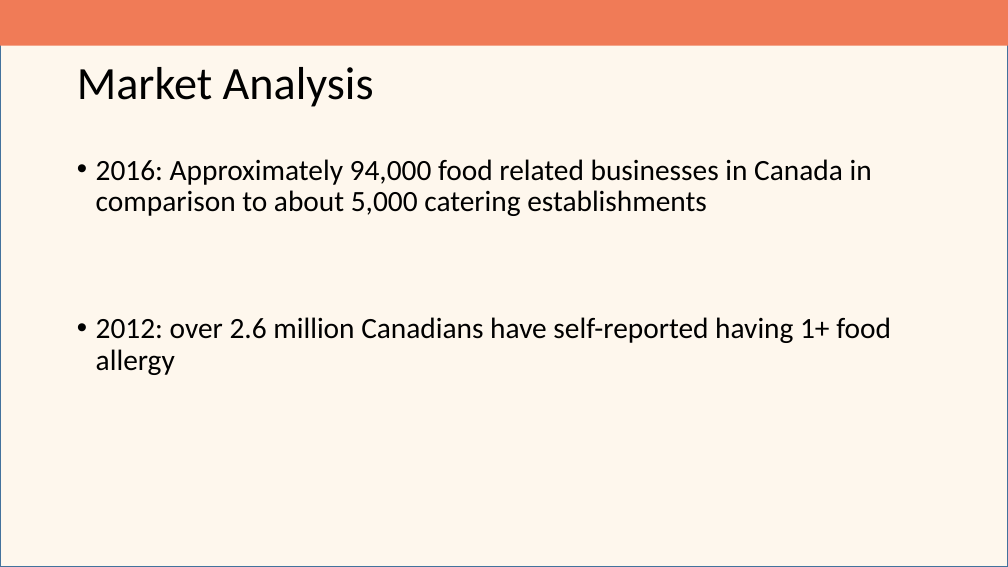
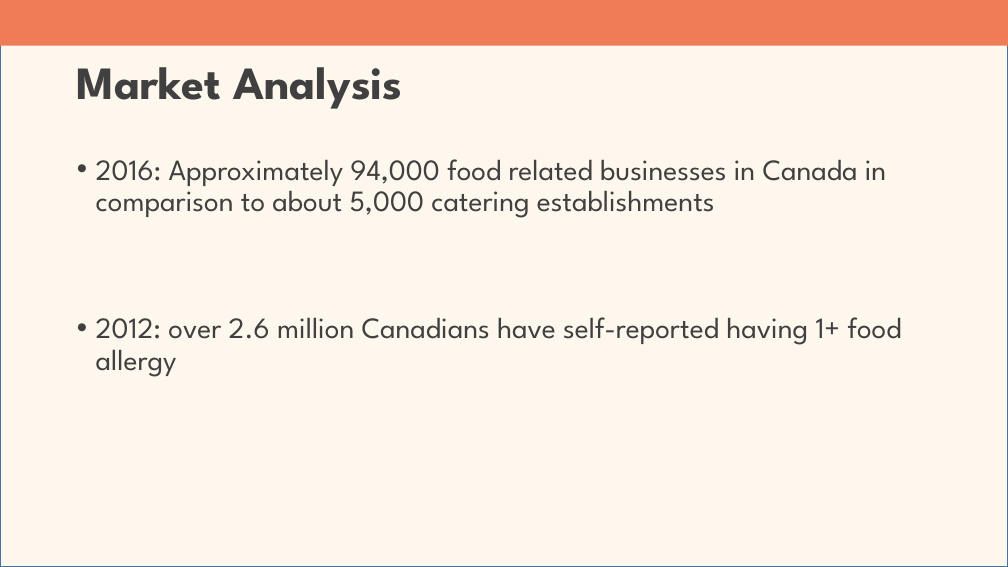
Before and after one commit to converyj/plentyfull, a slide deck: slide 5 of Pitch.pptx. Drawn at 1008x567 pixels with LibreOffice and Linux fonts; fonts in the diff are those of the drawing. Boxes give left, top, right and bottom in pixels: in the first picture for what was removed or moved away, otherwise in the second. Text is boxed around its words. In the diff, an @@ line names an element or a change of style, - is before the commit and + after.

```diff
--- a/Pitch.pptx
+++ b/Pitch.pptx
@@ title "Market Analysis" at box(77, 67, 402, 109): font Calibri to League Spartan, text colour #000000 to #404040, bold on @@
@@ text "2016: Approximately 94,000 food related ..." at box(96, 159, 902, 377): font Calibri to League Spartan, text colour #000000 to #404040 @@
```
Also in this commit, not shown: 3 other slides changed.
